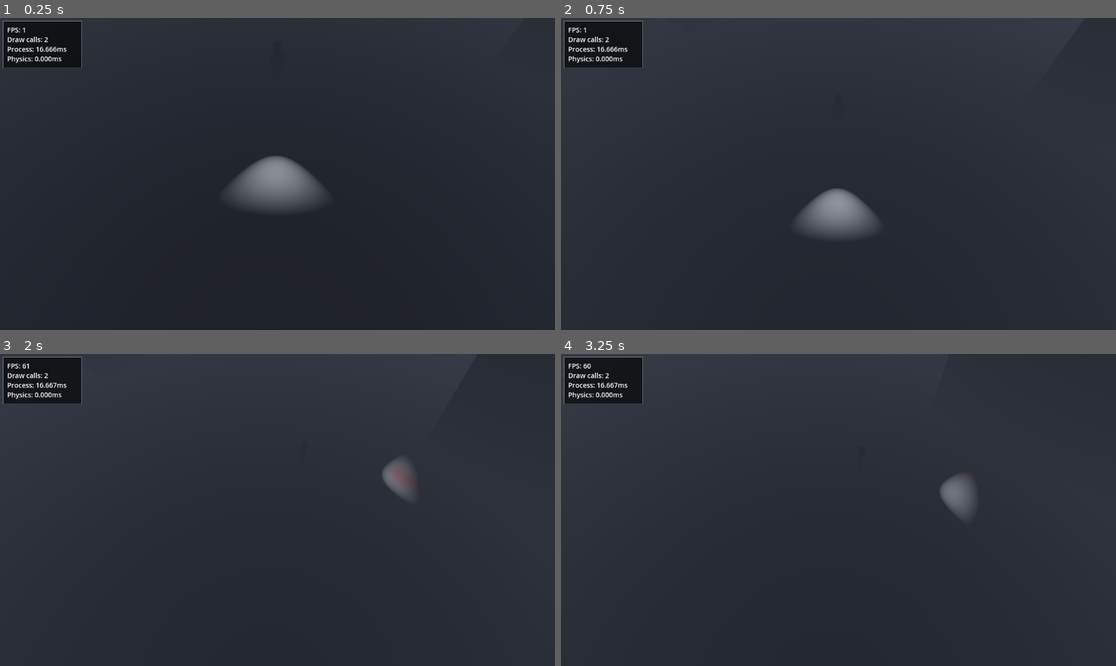
Above: before the commit, frames 1-4 (two rows, left to right).
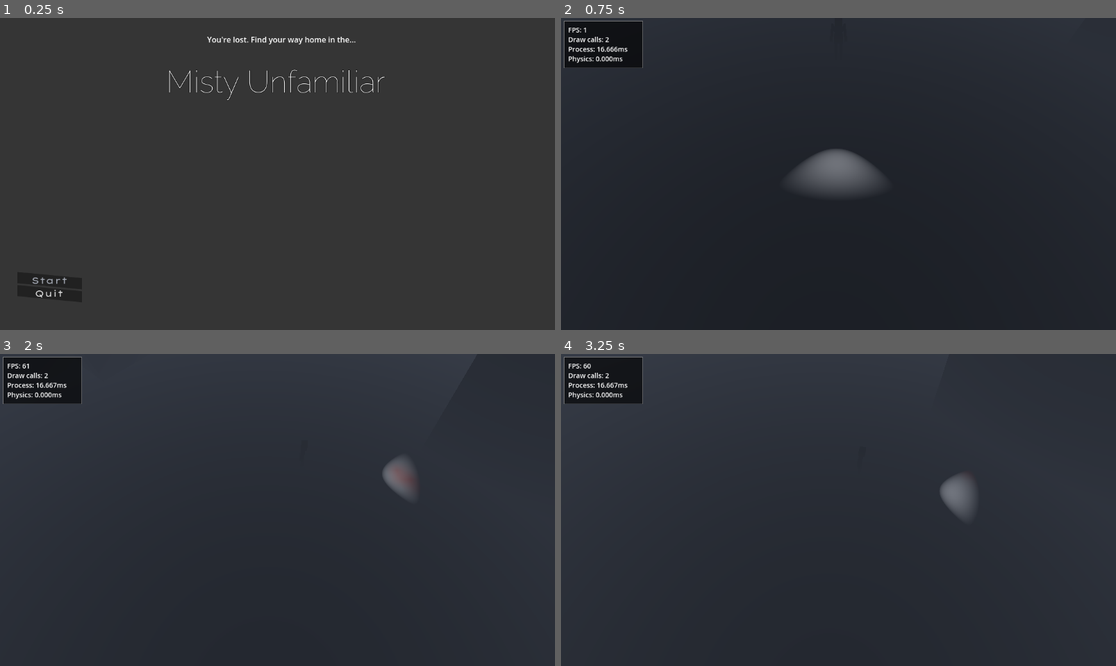
Above: after the commit, the same moments.

Repository: whattheheckman/cppHalloweenJam
Game: Godot game, scene res://ui/main_menu/main_menu.tscn
Same seed, same stepped clock (60 frames per second), same inputs: the game is played once before the commit and once after it. Before the commit the project starts from res://levels/suites_level.tscn. A sky picture missing from this copy of the repository is replaced by a grey-blue gradient.
Inputs (mouse positions are in pixels of both pictures, inside the frame that each line leads up to):
- Up to frame 1 (0.25 s): no input
- Up to frame 2 (0.75 s): click (610, 280) at 0.5 s, where only the run after the commit has a clickable "Start"
- Up to frame 3 (2 s): hold D (right) from 1.28 s (still down)
- Up to frame 4 (3.25 s): release D (right) at 2.03 s; hold S (back) 2.03-2.78 s; hold D (right) from 2.78 s (still down)

The runs differ from the first frame. In frame 1, 4.6% of the frame differs, in the area x 0-70%, y 0-90%; in frame 2, 3.1%; in frame 3, less than 0.1%; in frame 4, less than 0.1%.

Commit message:
update export settings

Diff:
--- a/project.godot
+++ b/project.godot
@@ -11,7 +11,7 @@
 [application]
 
 config/name="Cpp Halloween Jam"
-run/main_scene="res://levels/suites_level.tscn"
+run/main_scene="res://ui/main_menu/main_menu.tscn"
 config/features=PackedStringArray("4.0")
 config/icon="res://icon.svg"
 
--- a/ui/main_menu/main_menu.tscn
+++ b/ui/main_menu/main_menu.tscn
@@ -14,6 +14,7 @@
 script = ExtResource("1_6r22j")
 
 [node name="ColorRect" type="ColorRect" parent="."]
+layout_mode = 1
 anchors_preset = 15
 anchor_right = 1.0
 anchor_bottom = 1.0
@@ -23,6 +24,7 @@
 
 [node name="VBoxContainer" type="VBoxContainer" parent="."]
 process_mode = 3
+layout_mode = 1
 anchors_preset = 2
 anchor_top = 1.0
 anchor_bottom = 1.0
@@ -33,6 +35,7 @@
 grow_vertical = 0
 
 [node name="StartButton" type="Button" parent="VBoxContainer"]
+layout_mode = 2
 offset_right = 134.0
 offset_bottom = 23.0
 focus_neighbor_top = NodePath("../QuitButton")
@@ -41,12 +44,14 @@
 
 [node name="OptionsButton" type="Button" parent="VBoxContainer"]
 visible = false
+layout_mode = 2
 offset_top = 35.0
 offset_right = 134.0
 offset_bottom = 66.0
 text = "Options"
 
 [node name="QuitButton" type="Button" parent="VBoxContainer"]
+layout_mode = 2
 offset_top = 27.0
 offset_right = 134.0
 offset_bottom = 50.0
@@ -55,6 +60,7 @@
 text = "Quit"
 
 [node name="Instructions" type="RichTextLabel" parent="."]
+layout_mode = 0
 offset_left = 430.0
 offset_top = 33.0
 offset_right = 753.0
@@ -62,6 +68,7 @@
 text = "You're lost. Find your way home in the..."
 
 [node name="Title" type="RichTextLabel" parent="."]
+layout_mode = 1
 anchors_preset = 8
 anchor_left = 0.5
 anchor_top = 0.5
Not shown, changed: export_presets.cfg
